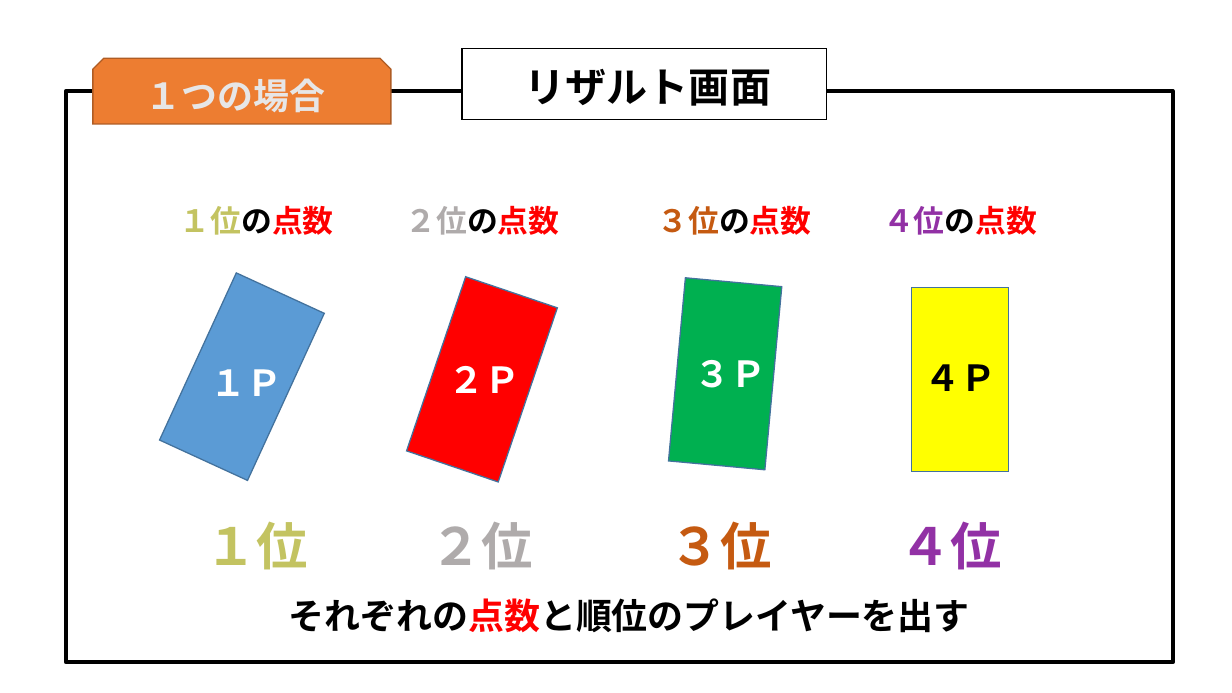
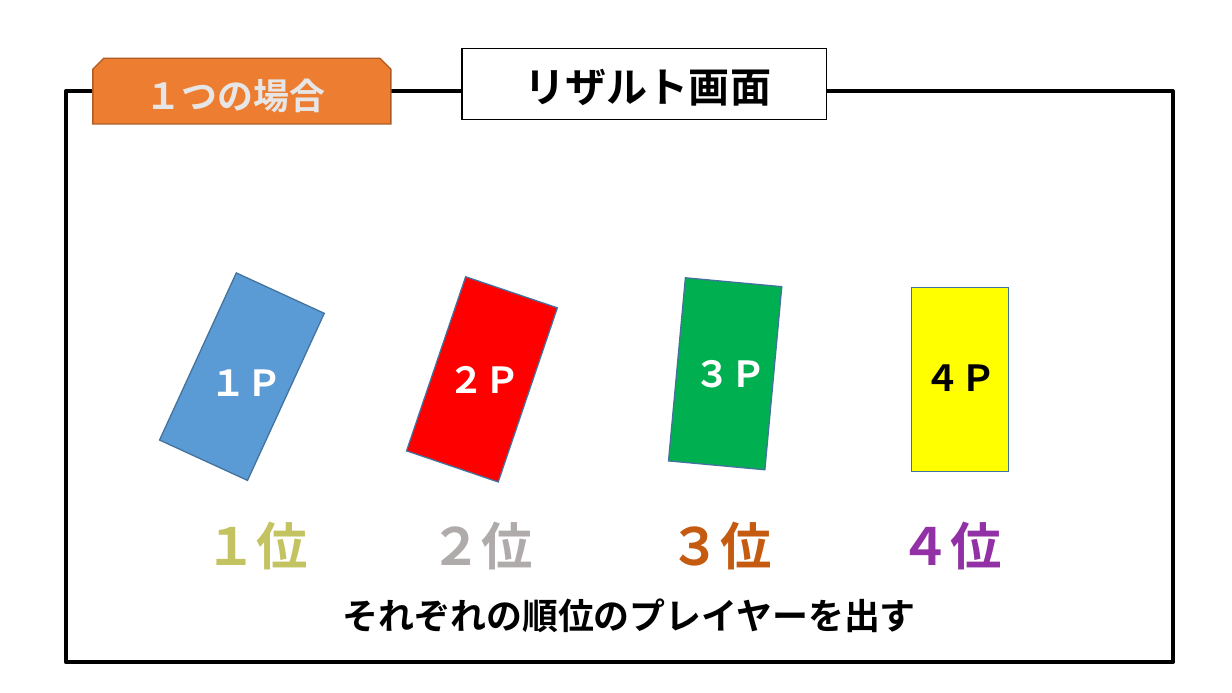
Before and after one commit to MizukiKato0416/sotsugyou_time_kato, a slide deck: slide 18 of 卒業制作_超ぶっ飛び超絶バトロワ（仮）.pptx. Drawn at 1232x693 pixels with LibreOffice and Linux fonts; fonts in the diff are those of the drawing. Boxes give left, top, right and bottom in pixels: in the first picture for what was removed or moved away, otherwise in the second. Text is boxed around its words. In the diff, an @@ line names an element or a change of style, - is before the commit and + after.

```diff
--- a/卒業制作_超ぶっ飛び超絶バトロワ（仮）.pptx
+++ b/卒業制作_超ぶっ飛び超絶バトロワ（仮）.pptx
@@ text removed at <box>180,205,334,235</box> @@
-１位の点数
@@ text removed at <box>405,205,559,235</box> @@
-２位の点数
@@ text removed at <box>657,205,811,235</box> @@
-３位の点数
@@ text removed at <box>883,205,1037,235</box> @@
-４位の点数
@@ text at <box>343,598,916,633</box>: text changed @@
-それぞれの点数と順位のプレイヤーを出す
+それぞれの順位のプレイヤーを出す
```
Also in this commit, not shown: 2 other slides changed, 1 other file.
